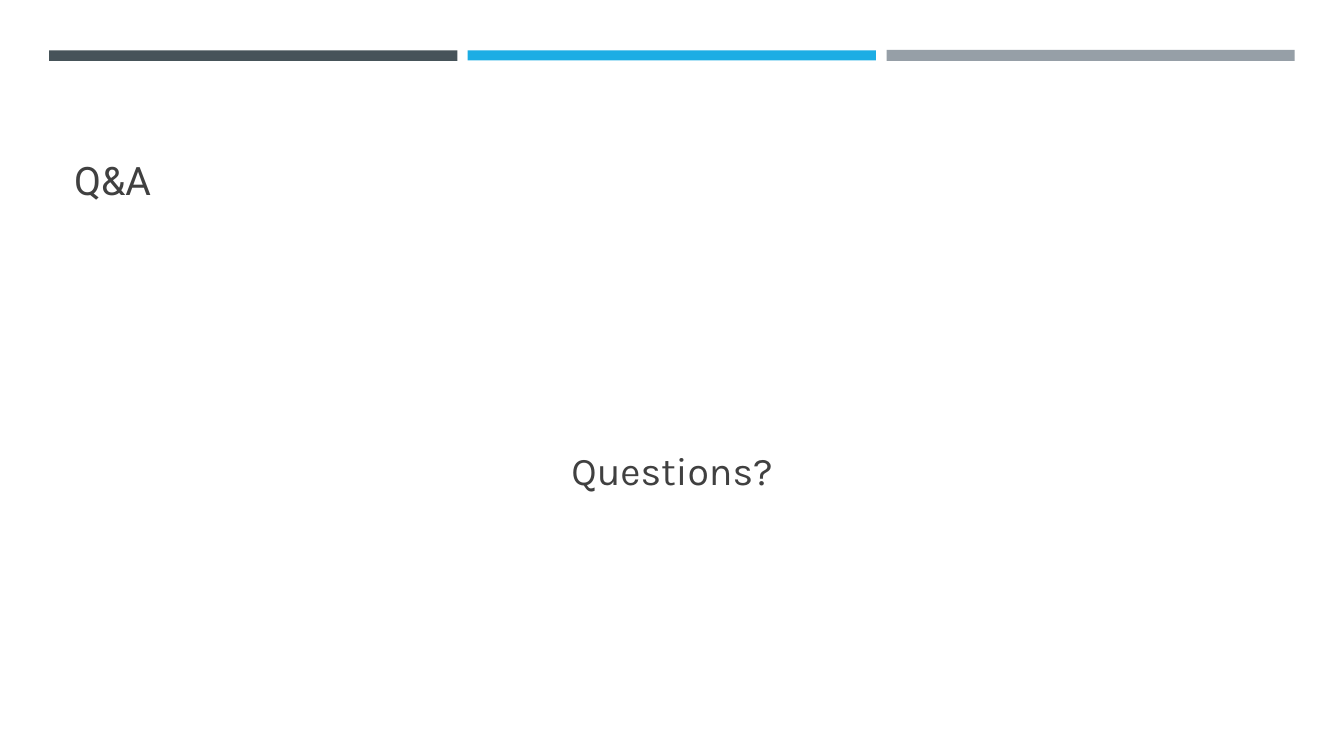
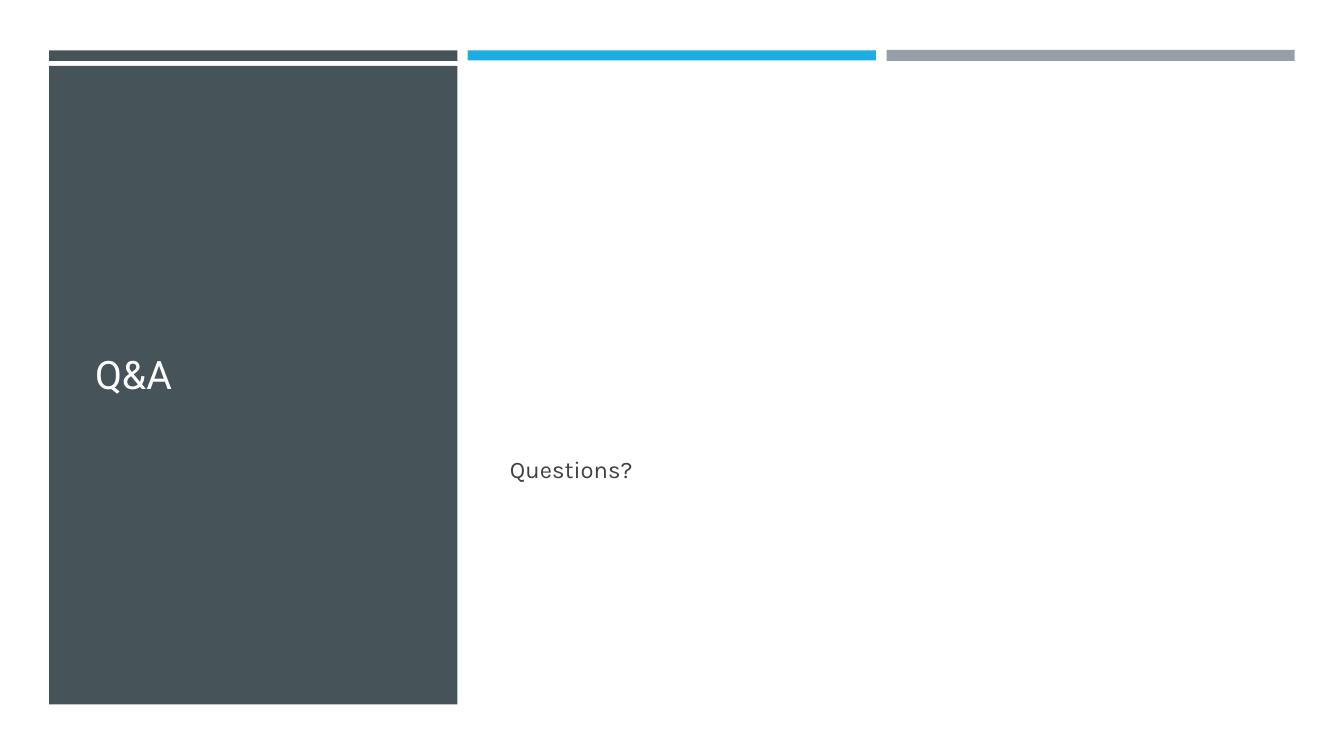
Before and after one commit to KershawK5646/CapstoneProject, a slide deck: slide 16 of Design Docs/Maker Space.pptx (slide 14 before the commit). Drawn at 1344x756 pixels with LibreOffice and Linux fonts; fonts in the diff are those of the drawing. Boxes give left, top, right and bottom in pixels: in the first picture for what was removed or moved away, otherwise in the second. Text is boxed around its words. In the diff, an @@ line names an element or a change of style, - is before the commit and + after.

```diff
--- a/Design Docs/Maker Space.pptx
+++ b/Design Docs/Maker Space.pptx
@@ rectangle added at <box>0,0,1344,756</box>, fill #FFFFFF @@
@@ rectangle added at <box>49,66,458,705</box>, fill #465359 @@
@@ title "Q&A": place and size @@
-title "Q&A" at <box>74,166,151,200</box>
+title "Q&A" at <box>95,360,172,394</box>
@@ title "Q&A" at <box>95,360,172,394</box>: text colour #404040 to #FFFEFF; vertical alignment bottom to middle @@
@@ text "Questions?": place and size @@
-text "Questions?" at <box>571,458,772,492</box>
+text "Questions?" at <box>510,461,633,482</box>
@@ text "Questions?" at <box>510,461,633,482</box>: size 28 to 17 pt; alignment centre to left; less space between paragraphs @@
```
Also in this commit, not shown: 11 other slides changed, 3 slides added, 1 slide removed.
